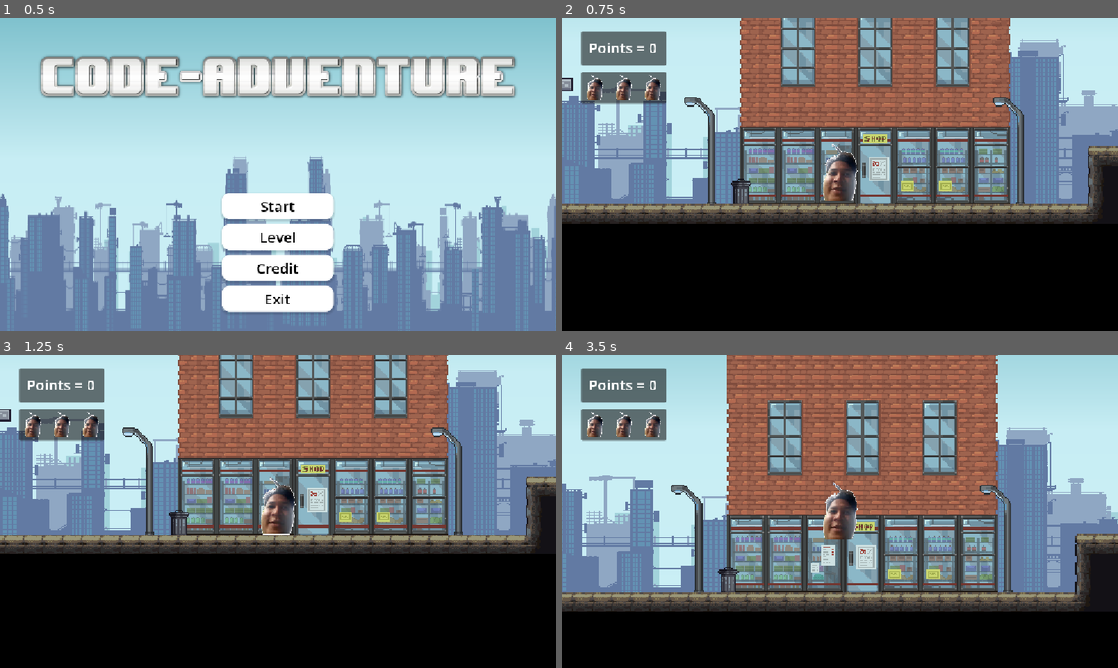
Above: before the commit, frames 1-4 (two rows, left to right).
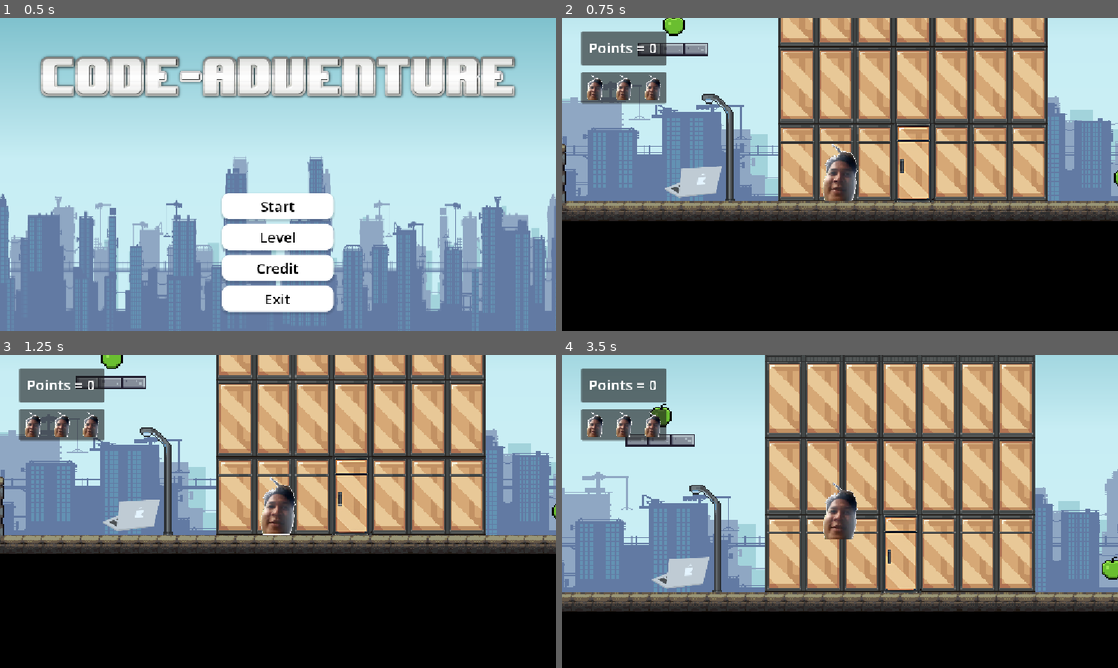
Above: after the commit, the same moments.

Repository: WanaRB/code-adventure
Game: Godot game, scene res://scenes/Tampilan/main_menu.tscn
Two runs of this game, one before a commit and one after it. Both use one fixed random seed, a clock stepped at 60 frames per second and the inputs below. Sound files missing from this copy of the repository are replaced by a short silence.
Inputs:
- Up to frame 1 (0.5 s): no input
- Up to frame 2 (0.75 s): click "Start" at 0.5 s
- Up to frame 3 (1.25 s): no input
- Up to frame 4 (3.5 s): hold E (interact) 1.28-2.03 s; tap Enter at 2 s; tap E (interact) at 2.1 s; tap Space at 2.75 s; hold E (interact) from 2.78 s (still down); tap D (kanan) at 2.85 s

Frame 1 is identical in both runs. In frame 2, 45% of the frame differs, in the area x 0-100%, y 0-66%; in frame 3, 40%; in frame 4, 51%, in the area x 0-100%, y 0-82%.

Commit message:
add : win

Diff:
--- a/Laptop.gd
+++ b/Laptop.gd
@@ -3,6 +3,7 @@
 # Slot untuk memasukkan file kuis (.tres) dan tampilan kuis (.tscn)
 @export var data_kuis: QuizResource
 @export var scene_ui_kuis: PackedScene
+@export var target_door_id: int = 1 # ID pintu yang akan dibuka
 
 var player_didalam_area = false
 
@@ -36,3 +37,6 @@
 
 	# Hentikan gerakan game agar pemain fokus menjawab
 	get_tree().paused = true
+
+	instance_kuis.set_door_id(target_door_id)
+	get_tree().paused = true
--- a/scenes/Tampilan/level_1.tscn
+++ b/scenes/Tampilan/level_1.tscn
@@ -13,6 +13,7 @@
 [ext_resource type="Script" uid="uid://r6toxsjm6kcq" path="res://scenes/Tampilan/hud_controller.gd" id="10_yqhaf"]
 [ext_resource type="Script" uid="uid://d17ovpbsp3arx" path="res://script/pause.gd" id="11_h1ne5"]
 [ext_resource type="PackedScene" uid="uid://cfhry3uycfkfg" path="res://scenes/Laptop.tscn" id="12_4crhs"]
+[ext_resource type="PackedScene" uid="uid://dkxx5r2oktxf4" path="res://scenes/pintu_menang.tscn" id="14_db8ju"]
 
 [sub_resource type="TileSetAtlasSource" id="TileSetAtlasSource_gbfbk"]
 texture = ExtResource("2_036b0")
@@ -1106,10 +1107,13 @@
 position = Vector2(2502.0002, 325)
 scale = Vector2(3.020833, 3)
 
+[node name="PintuMenang" parent="." unique_id=1498396234 instance=ExtResource("14_db8ju")]
+position = Vector2(3001, 559)
+
 [node name="Character" type="Node" parent="." unique_id=386953154]
 
 [node name="jikri" parent="Character" unique_id=2066080324 instance=ExtResource("5_036b0")]
-position = Vector2(733.99994, 66.00001)
+position = Vector2(2495.9998, 72)
 script = ExtResource("6_dwbse")
 metadata/_edit_group_ = true
 
--- /dev/null
+++ b/scenes/button_menang.gd
@@ -0,0 +1,15 @@
+extends Button
+
+
+# Called when the node enters the scene tree for the first time.
+func _ready() -> void:
+	pass # Replace with function body.
+
+
+# Called every frame. 'delta' is the elapsed time since the previous frame.
+func _process(delta: float) -> void:
+	pass
+
+
+func _on_pressed() -> void:
+	get_tree().change_scene_to_file("res://scenes/Tampilan/main_menu.tscn")
--- /dev/null
+++ b/scenes/menang.tscn
@@ -0,0 +1,91 @@
+[gd_scene format=3 uid="uid://6u8o4m8f2w47"]
+
+[ext_resource type="Texture2D" uid="uid://flcuw3s8ka6s" path="res://assets/image/character/character.png" id="1_ncako"]
+[ext_resource type="AudioStream" uid="uid://0k6qc3w31706" path="res://assets/sound/ambatukam-harmony.mp3" id="2_h5lhe"]
+[ext_resource type="Script" uid="uid://eax1i7bc44pb" path="res://scenes/button_menang.gd" id="3_h5lhe"]
+
+[sub_resource type="StyleBoxFlat" id="StyleBoxFlat_mlail"]
+bg_color = Color(0, 0, 0, 1)
+
+[sub_resource type="StyleBoxFlat" id="StyleBoxFlat_h5lhe"]
+bg_color = Color(1, 1, 1, 1)
+corner_radius_top_left = 3
+corner_radius_top_right = 3
+corner_radius_bottom_right = 3
+corner_radius_bottom_left = 3
+
+[sub_resource type="StyleBoxFlat" id="StyleBoxFlat_juabm"]
+bg_color = Color(0.78521717, 0.7852172, 0.7852169, 1)
+corner_radius_top_left = 3
+corner_radius_top_right = 3
+corner_radius_bottom_right = 3
+corner_radius_bottom_left = 3
+
+[sub_resource type="StyleBoxFlat" id="StyleBoxFlat_yqv8y"]
+bg_color = Color(0.8879926, 0.88799256, 0.8879925, 1)
+corner_radius_top_left = 3
+corner_radius_top_right = 3
+corner_radius_bottom_right = 3
+corner_radius_bottom_left = 3
+
+[node name="Control" type="Control" unique_id=911284679]
+layout_mode = 3
+anchors_preset = 15
+anchor_right = 1.0
+anchor_bottom = 1.0
+grow_horizontal = 2
+grow_vertical = 2
+
+[node name="Panel" type="Panel" parent="." unique_id=1445932400]
+layout_mode = 1
+anchors_preset = 15
+anchor_right = 1.0
+anchor_bottom = 1.0
+grow_horizontal = 2
+grow_vertical = 2
+theme_override_styles/panel = SubResource("StyleBoxFlat_mlail")
+
+[node name="Sprite2D" type="Sprite2D" parent="Panel" unique_id=1155262618]
+position = Vector2(584, 320)
+scale = Vector2(0.95231247, 1)
+texture = ExtResource("1_ncako")
+
+[node name="AudioStreamPlayer2D" type="AudioStreamPlayer2D" parent="Panel" unique_id=857182827]
+stream = ExtResource("2_h5lhe")
+autoplay = true
+
+[node name="Label" type="Label" parent="Panel" unique_id=726280935]
+layout_mode = 1
+anchors_preset = 10
+anchor_right = 1.0
+offset_top = 16.0
+offset_bottom = 85.0
+grow_horizontal = 2
+theme_override_font_sizes/font_size = 50
+text = "SELAMAT KAMU MENANG"
+horizontal_alignment = 1
+
+[node name="Button" type="Button" parent="Panel" unique_id=1210579415]
+layout_mode = 1
+anchors_preset = 7
+anchor_left = 0.5
+anchor_top = 1.0
+anchor_right = 0.5
+anchor_bottom = 1.0
+offset_left = -136.0
+offset_top = -68.0
+offset_right = 123.0
+offset_bottom = -18.0
+grow_horizontal = 2
+grow_vertical = 0
+theme_override_colors/font_color = Color(0, 0, 0, 1)
+theme_override_colors/font_pressed_color = Color(0, 0, 0, 1)
+theme_override_colors/font_hover_color = Color(0, 0, 0, 1)
+theme_override_font_sizes/font_size = 30
+theme_override_styles/normal = SubResource("StyleBoxFlat_h5lhe")
+theme_override_styles/pressed = SubResource("StyleBoxFlat_juabm")
+theme_override_styles/hover = SubResource("StyleBoxFlat_yqv8y")
+text = "Kembali ke Menu"
+script = ExtResource("3_h5lhe")
+
+[connection signal="pressed" from="Panel/Button" to="Panel/Button" method="_on_pressed"]
--- /dev/null
+++ b/scenes/pintu_menang.gd
@@ -0,0 +1,35 @@
+extends Area2D
+
+@export var door_id: int = 1
+@onready var sprite = $Sprite2D
+
+var is_open = false
+var player_di_dekat_pintu = false
+
+func _ready():
+	GameEvents.quiz_answered_correct.connect(_on_quiz_solved)
+	body_entered.connect(_on_body_entered)
+	body_exited.connect(_on_body_exited)
+	sprite.frame = 1
+
+func _on_body_entered(body):
+	if body.is_in_group("player"):
+		player_di_dekat_pintu = true
+
+func _on_body_exited(body):
+	if body.is_in_group("player"):
+		player_di_dekat_pintu = false
+
+func _on_quiz_solved(quiz_id):
+	if quiz_id == door_id:
+		is_open = true
+		sprite.frame = 0
+
+func _input(event):
+	# Jika tombol E ditekan, player didekat pintu, dan kuis sudah benar
+	if event.is_action_pressed("interact") and player_di_dekat_pintu and is_open:
+		ke_halaman_menang()
+
+func ke_halaman_menang():
+	# Memindahkan player dari level ke layar kemenangan
+	get_tree().change_scene_to_file("res://scenes/menang.tscn")
--- /dev/null
+++ b/scenes/pintu_menang.tscn
@@ -0,0 +1,20 @@
+[gd_scene format=3 uid="uid://dkxx5r2oktxf4"]
+
+[ext_resource type="Script" uid="uid://brtggkst565f" path="res://scenes/pintu_menang.gd" id="1_u2a78"]
+[ext_resource type="Texture2D" uid="uid://cbcbsbsa0guup" path="res://assets/image/map/pintu kuning.png" id="1_u74in"]
+
+[sub_resource type="RectangleShape2D" id="RectangleShape2D_u2a78"]
+size = Vector2(96, 176)
+
+[node name="PintuMenang" type="Area2D" unique_id=1498396234 groups=["interactable"]]
+script = ExtResource("1_u2a78")
+
+[node name="Sprite2D" type="Sprite2D" parent="." unique_id=819170531]
+position = Vector2(-1.1920929e-07, 0)
+scale = Vector2(0.6175373, 0.6175373)
+texture = ExtResource("1_u74in")
+hframes = 2
+frame = 1
+
+[node name="CollisionShape2D" type="CollisionShape2D" parent="." unique_id=1061791934]
+shape = SubResource("RectangleShape2D_u2a78")
--- a/script/GameEvents.gd
+++ b/script/GameEvents.gd
@@ -7,3 +7,6 @@
 # Sinyal untuk menambah skor atau mengurangi darah [cite: 4, 28]
 signal score_changed(new_score)
 signal health_changed(new_health)
+
+# TAMBAHKAN SINYAL BARU INI
+signal quiz_answered_correct(id) # ID digunakan jika ada banyak pintu
--- a/script/QuizUI.gd
+++ b/script/QuizUI.gd
@@ -7,6 +7,10 @@
 @onready var tombol_2 = $Panel/MarginContainer/VBoxContainer/Option2
 
 var correct_index: int = 0
+var current_door_id: int = 1
+
+func set_door_id(id):
+	current_door_id = id
 
 func setup_quiz(data: QuizResource):
 	label_soal.text = data.question
@@ -18,6 +22,7 @@
 func _on_option_pressed(index: int):
 	if index == correct_index:
 		print("Jawaban Benar! Memicu perubahan dunia...")
+		GameEvents.quiz_answered_correct.emit(current_door_id)
 	else:
 		print("Jawaban Salah! HP berkurang.")
 
Binary file added: assets/image/map/pintu kuning.png
Not shown, added: assets/image/map/pintu kuning.png.import
Not shown, added: scenes/button_menang.gd.uid
Not shown, added: scenes/pintu_menang.gd.uid
